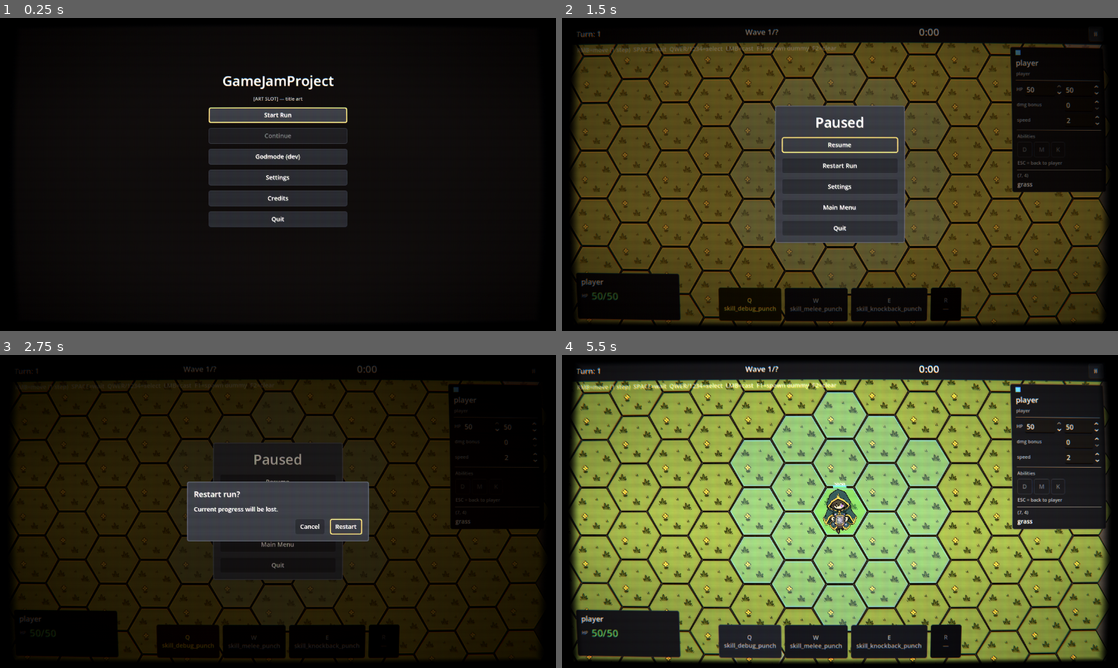
Above: before the commit, frames 1-4 (two rows, left to right).
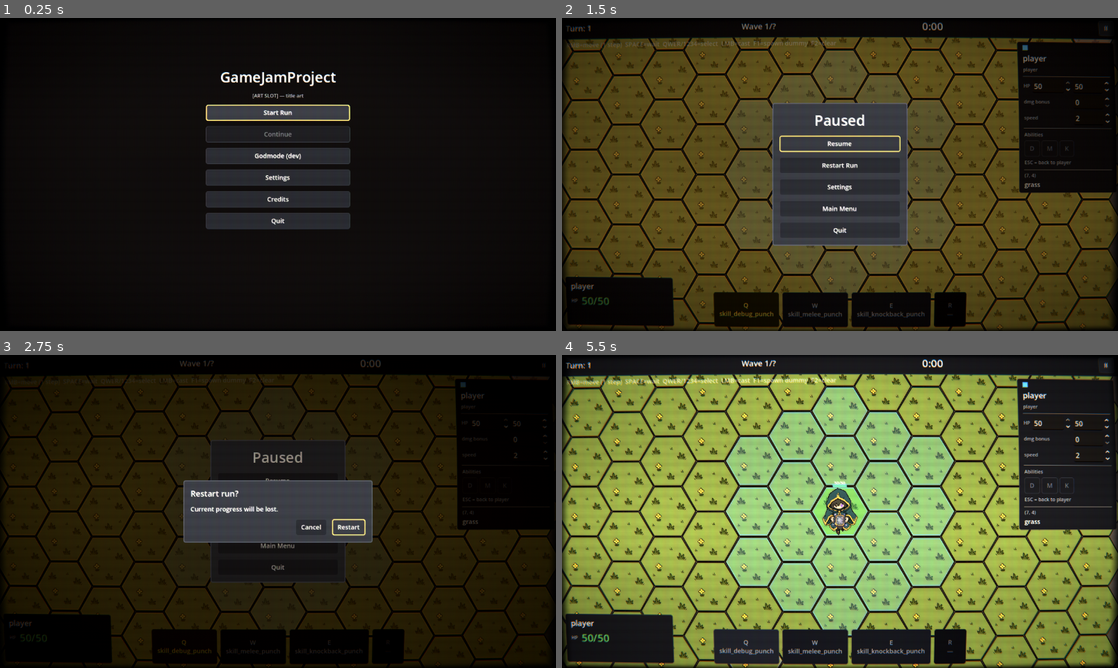
Above: after the commit, the same moments.

Repository: TortikP/GameJamProject
Game: Godot game, scene res://scenes/main_menu.tscn
Two runs of this game, one before a commit and one after it. Both use one fixed random seed, a clock stepped at 60 frames per second and the inputs below.
Inputs:
- Up to frame 1 (0.25 s): no input
- Up to frame 2 (1.5 s): click "Start Run" at 0.5 s; click "II" at 1.25 s
- Up to frame 3 (2.75 s): click "Restart Run" at 2 s
- Up to frame 4 (5.5 s): click "Restart Run" at 2.75 s; click "Restart Run" at 3.5 s; click "Restart" at 4.25 s; click "Q skill_debug_punch" at 5 s

The runs differ from the first frame. In frame 1, 2.7% of the frame differs, in the area x 37-63%, y 16-68%; in frame 2, 27%; in frame 3, 14%; in frame 4, 38%, in the area x 0-100%, y 0-100%.

Commit message:
fix(crt): pre-shrink in barrel() — eliminate clamp-to-edge at the source
All previous edge fixes (cuv_safe clamping, screen_mask fade on chroma/bloom
offsets, inverted bezel_mask) were compensation _after_ cuv had already gone
out of [0,1]. The root cause is barrel() itself: with curvature=0.08, the
quadratic expansion pushes corners to scale=1.04 → cuv = (1.02, 1.02). Any
texture sample there clamps to the texture edge.

Fix at the source: pre-shrink the input by '1 + curvature*0.5' BEFORE
applying the expansion. The post-expansion cuv now stays inside [0.001, 0.999]
even at the corners. Sampling is legitimately in-bounds, clamp-to-edge
becomes physically impossible.

Visible image loses ~2% per axis to the pre-shrink. Imperceptible against
the curved bezel — and dramatically cheaper than the SubViewport pipeline
rebuild that was the only other clean option.

Diff:
--- a/scripts/presentation/crt/crt.gdshader
+++ b/scripts/presentation/crt/crt.gdshader
@@ -66,8 +66,19 @@
 const float TWO_PI = 6.28318530718;
 
 // Curve UV around the screen center to fake a CRT bulge.
+//
+// Pre-shrinks the input by `1 + curvature * 0.5` BEFORE applying the
+// quadratic expansion, so that even at the corners (where r² = 0.5 and the
+// expansion is at maximum) the output stays inside [0, 1]. Without the
+// pre-shrink, corners overshoot to ~1.02 and the texture sampler hits
+// clamp-to-edge there → leftmost/rightmost column gets replicated as a
+// visible rim stripe. This kills the artifact at the source instead of
+// trying to mask it out further down the pipeline.
+//
+// Trade-off: visible image is shrunk by ~2% on each axis. Imperceptible
+// against the curved bezel; cheaper than a SubViewport rebuild.
 vec2 barrel(vec2 uv) {
-	vec2 c = uv - 0.5;
+	vec2 c = (uv - 0.5) / (1.0 + curvature * 0.5);
 	float r2 = dot(c, c);
 	c *= 1.0 + r2 * curvature;
 	return c + 0.5;
Not shown, changed: specs/010-crt-postfx/tasks.md
